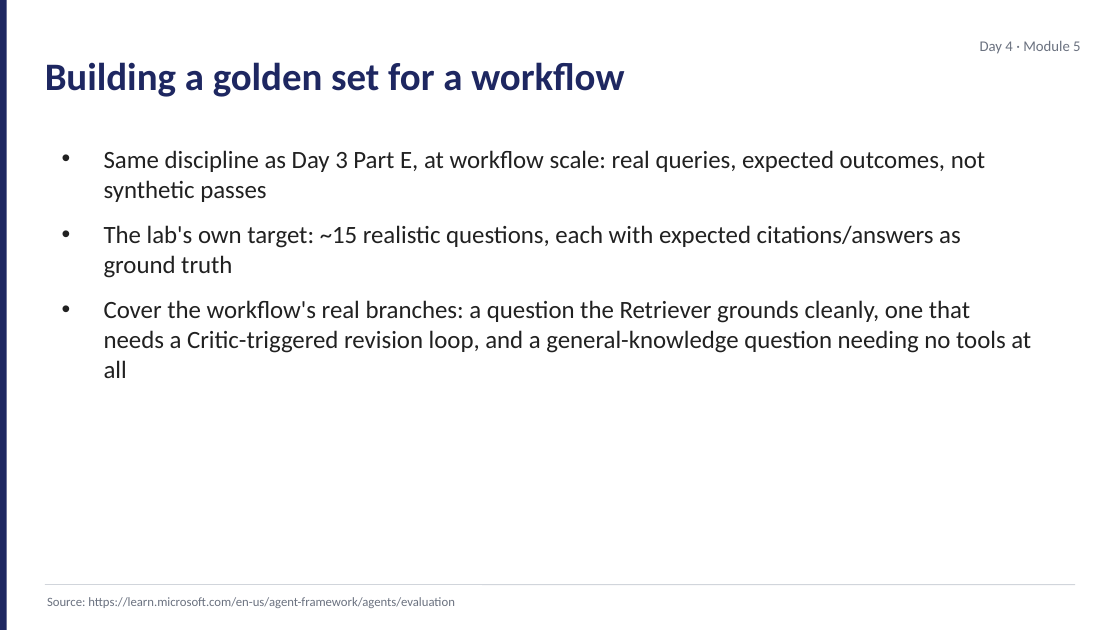
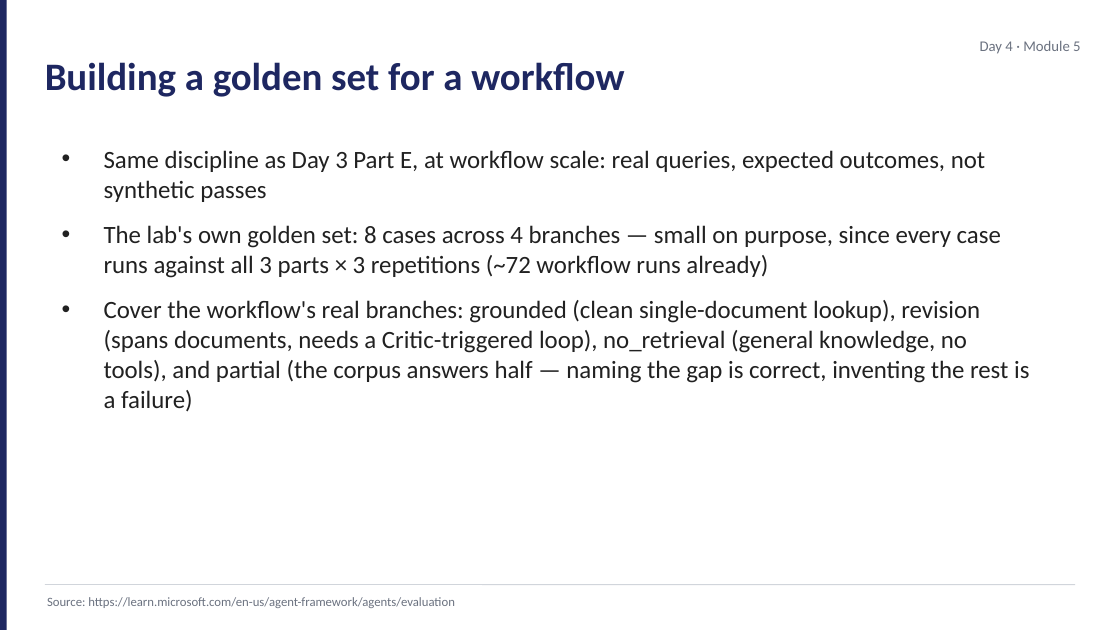
Before and after one commit to JimPiquant/Building-AI-Apps-and-Agents, a slide deck: slide 7 of decks/day4/module-5-evaluation.pptx. Drawn at 1120x630 pixels with LibreOffice and Linux fonts; fonts in the diff are those of the drawing. Boxes give left, top, right and bottom in pixels: in the first picture for what was removed or moved away, otherwise in the second. Text is boxed around its words. In the diff, an @@ line names an element or a change of style, - is before the commit and + after.

```diff
--- a/decks/day4/module-5-evaluation.pptx
+++ b/decks/day4/module-5-evaluation.pptx
@@ text at [104, 225, 1029, 412]: text changed @@
-• The lab's own target: ~15 realistic questions, each with expected citations/answers as ground truth
-• Cover the workflow's real branches: a question the Retriever grounds cleanly, one that needs a Critic-triggered revision loop, and a general-knowledge question needing no tools at all
+• The lab's own golden set: 8 cases across 4 branches — small on purpose, since every case runs against all 3 parts × 3 repetitions (~72 workflow runs already)
+• Cover the workflow's real branches: grounded (clean single-document lookup), revision (spans documents, needs a Critic-triggered loop), no_retrieval (general knowledge, no tools), and partial (the corpus answers half — naming the gap is correct, inventing the rest is a failure)
```
Also in this commit, not shown: 7 other files.
